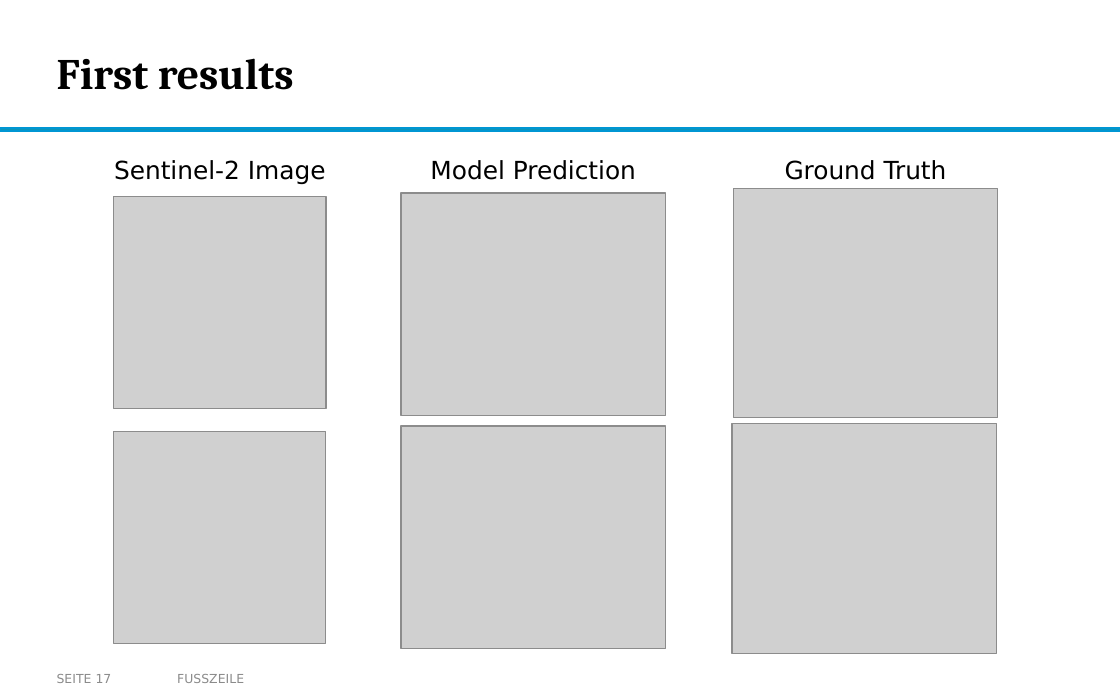
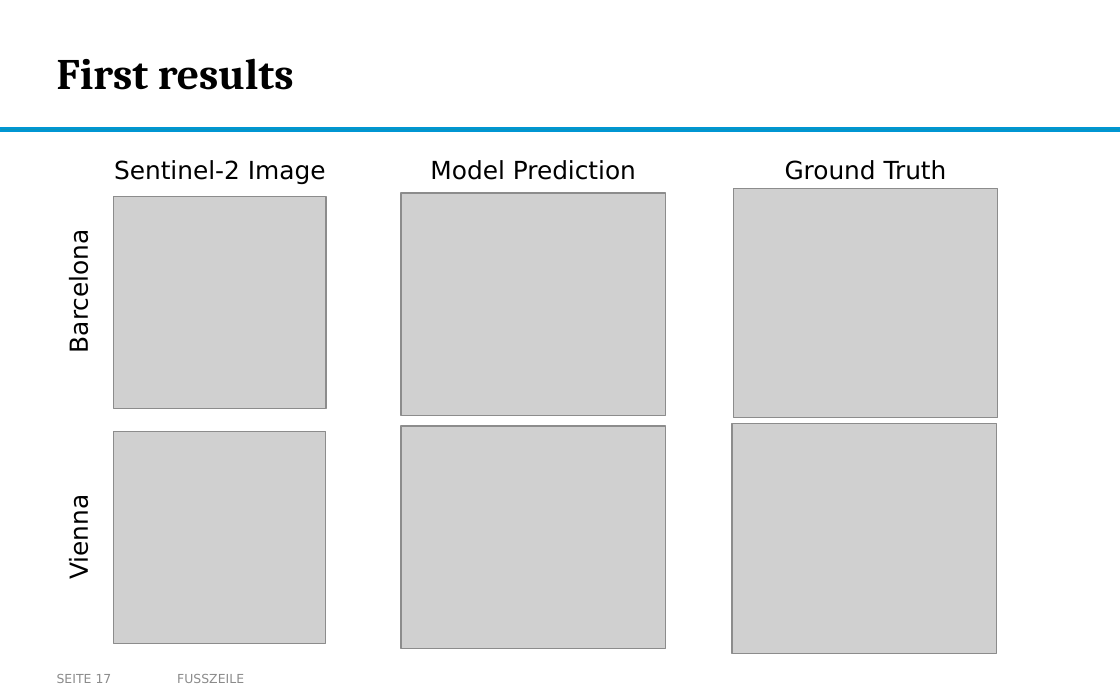
Before and after one commit to nikmaster/wu_dslab_infrared-city, a slide deck: slide 17 of deliverables/3b. intermediate slides/Intermediate Slides.pptx. Drawn at 1120x700 pixels with LibreOffice and Linux fonts; fonts in the diff are those of the drawing; grey boxes stand for pictures; background and template pictures are left out. Boxes give left, top, right and bottom in pixels: in the first picture for what was removed or moved away, otherwise in the second. Text is boxed around its words. In the diff, an @@ line names an element or a change of style, - is before the commit and + after.

```diff
--- a/deliverables/3b. intermediate slides/Intermediate Slides.pptx
+++ b/deliverables/3b. intermediate slides/Intermediate Slides.pptx
@@ text added at (65,241,94,349), 16 pt, text #000000 @@
+Barcelona
@@ text added at (65,503,94,578), 16 pt, text #000000 @@
+Vienna
```
Also in this commit, not shown: 4 other slides changed, 1 slide added, 1 slide removed.
